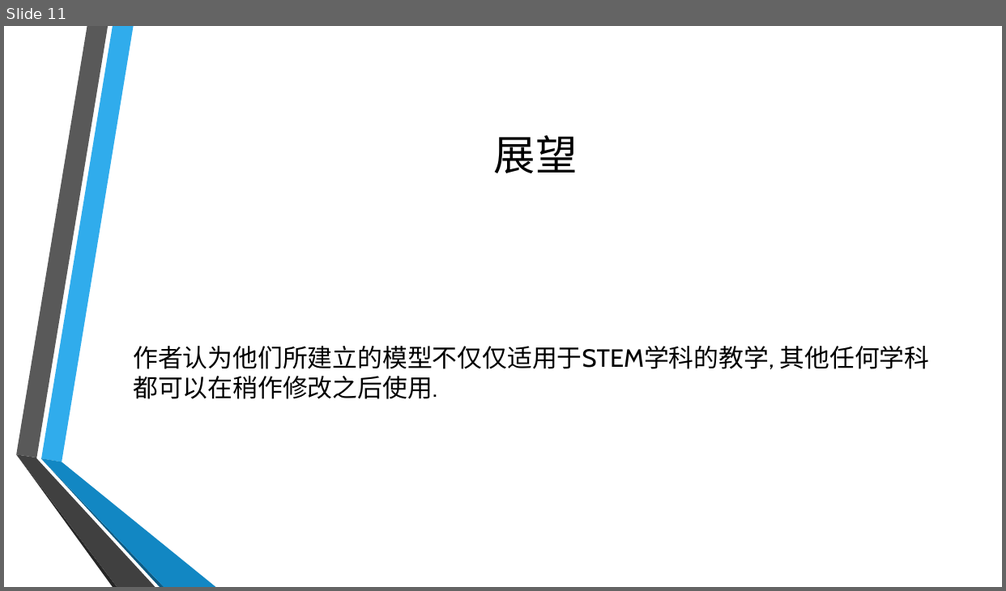
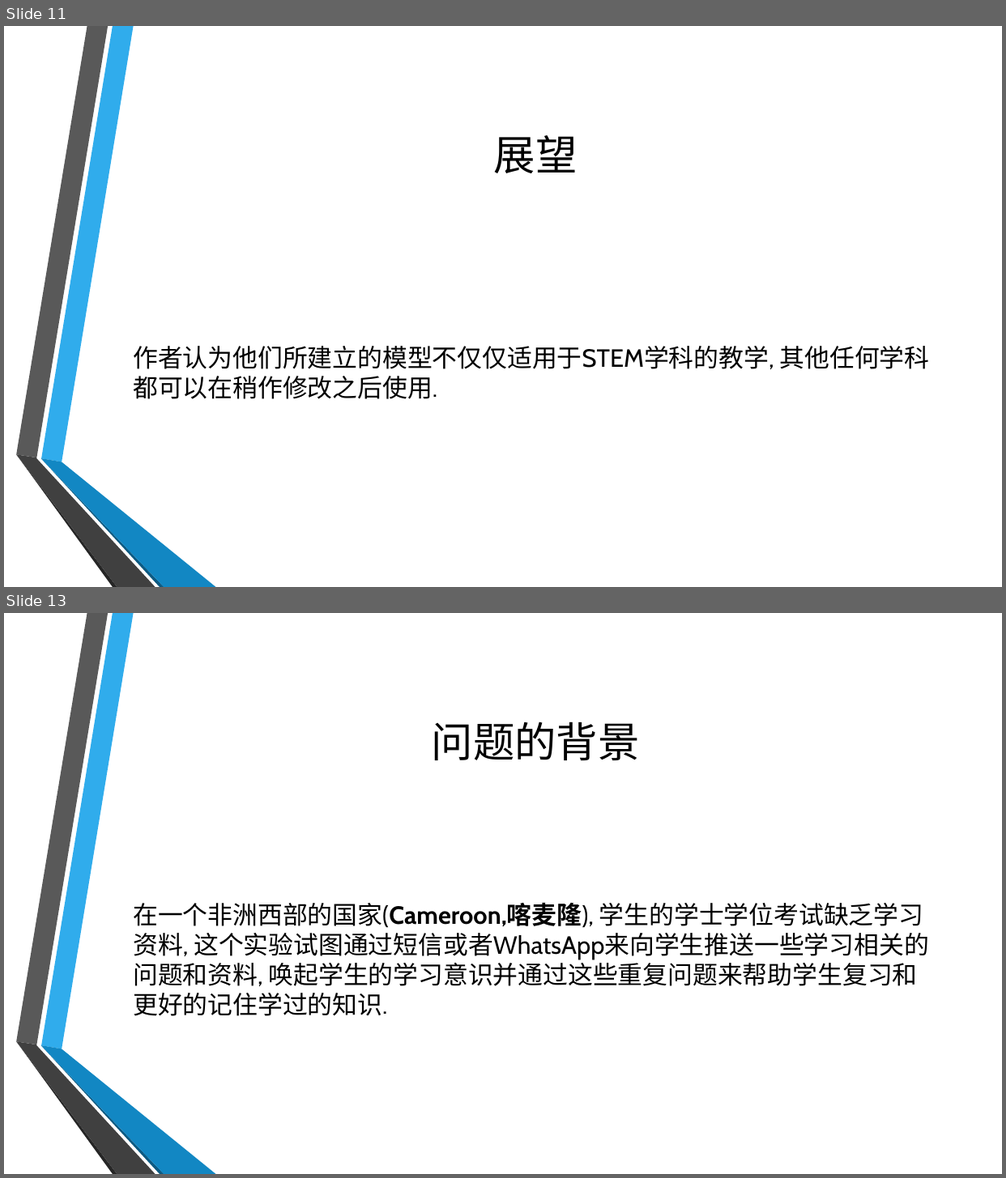
Before and after one commit to twesix/paper-notes, a slide deck: 201905/5-25分享.pptx. Shown one above the other, each under a label of ours: slide 11 before the commit, slides 11 and 13 after it; the slides between them are not shown. The pictures are 1006x591 and 1006x1178 pixels, drawn with LibreOffice and Linux fonts; fonts in the diff are those of the drawing; background and template pictures are left out. Boxes give left, top, right and bottom in pixels: in the first picture for what was removed or moved away, otherwise in the second. Text is boxed around its words. In the diff, an @@ line names an element or a change of style, - is before the commit and + after.

```diff
--- a/201905/5-25分享.pptx
+++ b/201905/5-25分享.pptx
@@ slide 13 added at (4,613,1002,1174), background picture (left out); not listed: 6 template elements that a slide beside it also shows @@
@@ title added at (432,722,639,760), 40 pt, text #000000 @@
+问题的背景
@@ text added at (133,902,929,1016), 24 pt, text #000000 @@
+在一个非洲西部的国家(Cameroon,喀麦隆), 学生的学士学位考试缺乏学习资料, 这个实验试图通过短信或者WhatsApp来向学生推送一些学习相关的问题和资料, 唤起学生的学习意识并通过这些重复问题来帮助学生复习和更好的记住学过的知识.
```
Also in this commit, not shown: 1 slide changed, 7 other slides added, 2 other files.
